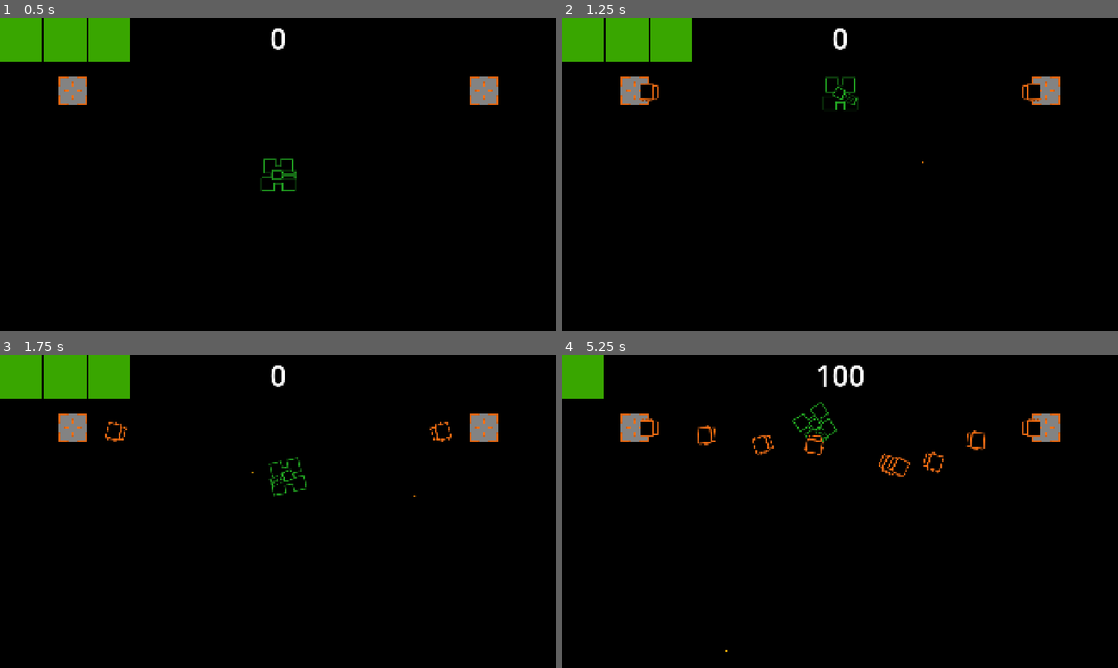
Above: before the commit, frames 1-4 (two rows, left to right).
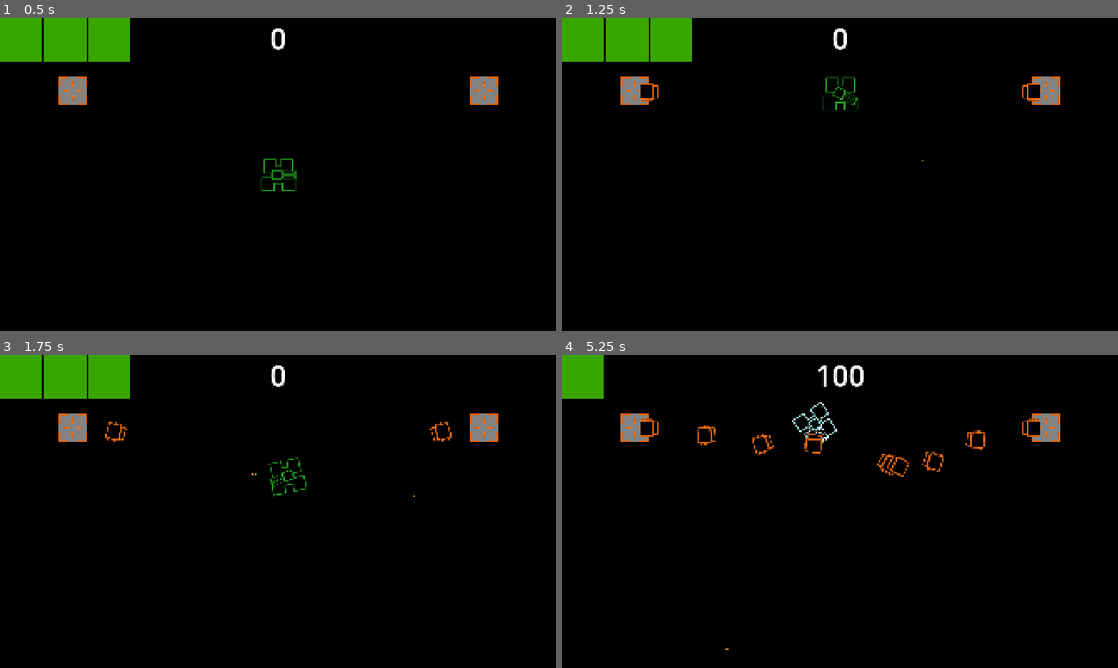
Above: after the commit, the same moments.

Repository: wlotter/godot-vector-tank
Game: Godot game, scene res://example.tscn
Same seed, same stepped clock (60 frames per second), same inputs: the game is played once before the commit and once after it.
Inputs (mouse positions are in pixels of both pictures, inside the frame that each line leads up to):
- Up to frame 1 (0.5 s): no input
- Up to frame 2 (1.25 s): tap Enter at 0.5 s; move the mouse to (962, 158) at 0.52 s; hold W (move forwards) from 0.53 s (still down); click (962, 158) at 0.6 s
- Up to frame 3 (1.75 s): move the mouse to (166, 527) at 1.27 s; release W (move forwards) at 1.28 s; hold S (move backwards) from 1.28 s (still down); tap A (rotate anticlockwise) at 1.35 s; click (166, 527) at 1.55 s
- Up to frame 4 (5.25 s): move the mouse to (895, 442) at 2.02 s; release S (move backwards) at 2.03 s; hold D (rotate clockwise) 2.03-2.78 s; hold W (move forwards) 2.03-3.53 s; click (895, 442) at 2.3 s; move the mouse to (812, 574) at 2.77 s; click (812, 574) at 2.85 s; move the mouse to (1006, 558) at 3.52 s; hold S (move backwards) from 3.53 s (still down); click (1006, 558) at 3.6 s; move the mouse to (673, 464) at 4.27 s; tap A (rotate anticlockwise) at 4.35 s; click (673, 464) at 4.55 s; move the mouse to (867, 511) at 5.02 s; hold D (rotate clockwise) from 5.03 s (still down)

Frame 1 is identical in both runs. In frame 2, less than 0.1% of the frame differs, in the area x 13-87%, y 20-47%; in frame 3, less than 0.1%; in frame 4, 0.7%, in the area x 14-86%, y 15-95%.

Commit message:
move shooting logic to tank

Diff:
--- a/example.gd
+++ b/example.gd
@@ -1,8 +1,4 @@
 extends Node2D
-
-@export var bullet_scene: PackedScene
-
-var bullet_speed = 400 # should be elsewhere really
 
 var score = 0
 
@@ -15,30 +11,11 @@
 
 # Called every frame. 'delta' is the elapsed time since the previous frame.
 func _process(delta: float) -> void:
-	get_tree().call_group("enemies", "set_target_position", $Tank.position)
-
-	if Input.is_action_just_pressed("shoot"):
-		var bullet = bullet_scene.instantiate()
-
-		var angle = $Tank.turret_angle
-
-		var shot_vector = Vector2.from_angle(angle)
-		var shot_velocity = bullet_speed * shot_vector
-
-		# Adjustment to put bullet at end of turret
-		var shot_spawn_offset = (
-				shot_vector *
-				$Tank.get_tank_rect().size.x *
-				$Tank.scale.y
-		)
-
-		add_child(bullet)
-
-		bullet.position = $Tank.position + shot_spawn_offset / 2
-		bullet.linear_velocity = shot_velocity
+	pass
 
 
 func _on_enemy_spawner_spawned(enemy: Node2D) -> void:
+	enemy.target_node = $Tank
 	enemy.killed.connect(_on_enemy_killed) # Rep
 
 
--- a/example.tscn
+++ b/example.tscn
@@ -1,14 +1,12 @@
-[gd_scene load_steps=6 format=3 uid="uid://3ikl7ryb3a36"]
+[gd_scene load_steps=5 format=3 uid="uid://3ikl7ryb3a36"]
 
 [ext_resource type="Script" uid="uid://b0v6hvmikp60t" path="res://example.gd" id="1_8lvy3"]
 [ext_resource type="PackedScene" uid="uid://dupeim4n8n1au" path="res://tank.tscn" id="1_n51mc"]
-[ext_resource type="PackedScene" uid="uid://0xf7m8mu2lp3" path="res://player_bullet.tscn" id="2_wcwec"]
 [ext_resource type="PackedScene" uid="uid://chthuualahqxu" path="res://scenes/enemies/enemy_spawner.tscn" id="3_ei00m"]
 [ext_resource type="PackedScene" uid="uid://d0wg2j6y5d4x1" path="res://hud.tscn" id="5_ei00m"]
 
 [node name="Example" type="Node2D"]
 script = ExtResource("1_8lvy3")
-bullet_scene = ExtResource("2_wcwec")
 
 [node name="BackgroundColor" type="ColorRect" parent="."]
 offset_right = 1920.0
--- a/scenes/enemies/enemy.gd
+++ b/scenes/enemies/enemy.gd
@@ -2,7 +2,9 @@
 
 var kill_score = 100
 var speed = 200
-var target_position = null
+
+# Node to follow
+var target_node: Node2D
 
 signal killed(score)
 
@@ -12,17 +14,14 @@
 
 # Called every frame. 'delta' is the elapsed time since the previous frame.
 func _process(delta: float) -> void:
-	if target_position == null:
+	if target_node == null:
 		return
 
-	var angle = position.angle_to_point(target_position)
+	var angle = position.angle_to_point(target_node.position)
 	var velocity = Vector2.from_angle(angle)
 
 	rotation = angle
 	position += speed * velocity * delta
-
-func set_target_position(pos: Vector2):
-	target_position = pos
 
 
 func _on_body_entered(body: Node2D) -> void:
--- a/tank.gd
+++ b/tank.gd
@@ -1,4 +1,7 @@
 extends Area2D
+
+@export var bullet_scene: PackedScene
+var bullet_speed = 400 # should be elsewhere really
 
 var speed = 400
 var angular_speed = PI
@@ -37,6 +40,10 @@
 
 	handle_turret()
 
+	if Input.is_action_just_pressed("shoot"):
+		shoot()
+
+
 func handle_turret():
 	var mp = get_viewport().get_mouse_position()
 	var angle = position.angle_to_point(mp)
@@ -45,19 +52,37 @@
 	$Turret.global_rotation = angle + PI / 2
 
 
-func get_tank_rect() -> Rect2:
-	return $CollisionShape2D.shape.get_rect()
+func shoot():
+	var bullet = bullet_scene.instantiate()
+
+	var angle = turret_angle
+
+	var shot_vector = Vector2.from_angle(angle)
+	var shot_velocity = bullet_speed * shot_vector
+
+	# Adjustment to put bullet at end of turret
+	var shot_spawn_offset = (
+			shot_vector *
+			$CollisionShape2D.shape.get_rect().size.x *
+			scale.x
+	)
+
+	bullet.position = position + shot_spawn_offset / 2
+	bullet.linear_velocity = shot_velocity
+
+	get_parent().add_child(bullet)
 
 
-func _on_area_entered(area: Area2D) -> void:
+func _on_area_entered(_area: Area2D) -> void:
 	if not invulnerable:
-		print("hi")
 		hit.emit(1)
+
 		invulnerable = true
+		$Chassis.play("invulnerable")
+		$Turret.play("invulnerable")
+
 		var invuln_timer = get_tree().create_timer(hit_invulnerability_time)
 		invuln_timer.timeout.connect(_on_invuln_timer_timeout)
-		$Chassis.play("invulnerable")
-		$Turret.play("invulnerable")
 
 
 func _on_invuln_timer_timeout() -> void:
--- a/tank.tscn
+++ b/tank.tscn
@@ -1,7 +1,8 @@
-[gd_scene load_steps=9 format=3 uid="uid://dupeim4n8n1au"]
+[gd_scene load_steps=10 format=3 uid="uid://dupeim4n8n1au"]
 
 [ext_resource type="Texture2D" uid="uid://bqypi2p6wdt1t" path="res://assets/player/vector-tank.png" id="1_6lwfj"]
 [ext_resource type="Script" uid="uid://cjc8cp1gy6p33" path="res://tank.gd" id="1_a62es"]
+[ext_resource type="PackedScene" uid="uid://0xf7m8mu2lp3" path="res://player_bullet.tscn" id="2_i433e"]
 [ext_resource type="Texture2D" uid="uid://bgoho3liulyyc" path="res://assets/player/invulnerable-vector-tank.png" id="3_lk6ub"]
 [ext_resource type="Texture2D" uid="uid://dvlc76x3xstcq" path="res://assets/player/vector-turret.png" id="3_yfqcd"]
 [ext_resource type="Texture2D" uid="uid://dc80v05m4vj0f" path="res://assets/player/invulnerable-vector-turret.png" id="5_lk6ub"]
@@ -18,10 +19,10 @@
 }, {
 "frames": [{
 "duration": 1.0,
-"texture": ExtResource("1_6lwfj")
+"texture": ExtResource("3_lk6ub")
 }, {
 "duration": 1.0,
-"texture": ExtResource("3_lk6ub")
+"texture": ExtResource("1_6lwfj")
 }],
 "loop": true,
 "name": &"invulnerable",
@@ -40,10 +41,10 @@
 }, {
 "frames": [{
 "duration": 1.0,
-"texture": ExtResource("3_yfqcd")
+"texture": ExtResource("5_lk6ub")
 }, {
 "duration": 1.0,
-"texture": ExtResource("5_lk6ub")
+"texture": ExtResource("3_yfqcd")
 }],
 "loop": true,
 "name": &"invulnerable",
@@ -57,17 +58,16 @@
 scale = Vector2(2, 2)
 collision_mask = 2
 script = ExtResource("1_a62es")
+bullet_scene = ExtResource("2_i433e")
 metadata/_edit_group_ = true
 
 [node name="Chassis" type="AnimatedSprite2D" parent="."]
 rotation = 1.5708
 sprite_frames = SubResource("SpriteFrames_i433e")
-animation = &"invulnerable"
 
 [node name="Turret" type="AnimatedSprite2D" parent="."]
 rotation = 1.5708
 sprite_frames = SubResource("SpriteFrames_yfqcd")
-animation = &"invulnerable"
 
 [node name="CollisionShape2D" type="CollisionShape2D" parent="."]
 position = Vector2(-0.5, -0.25)
